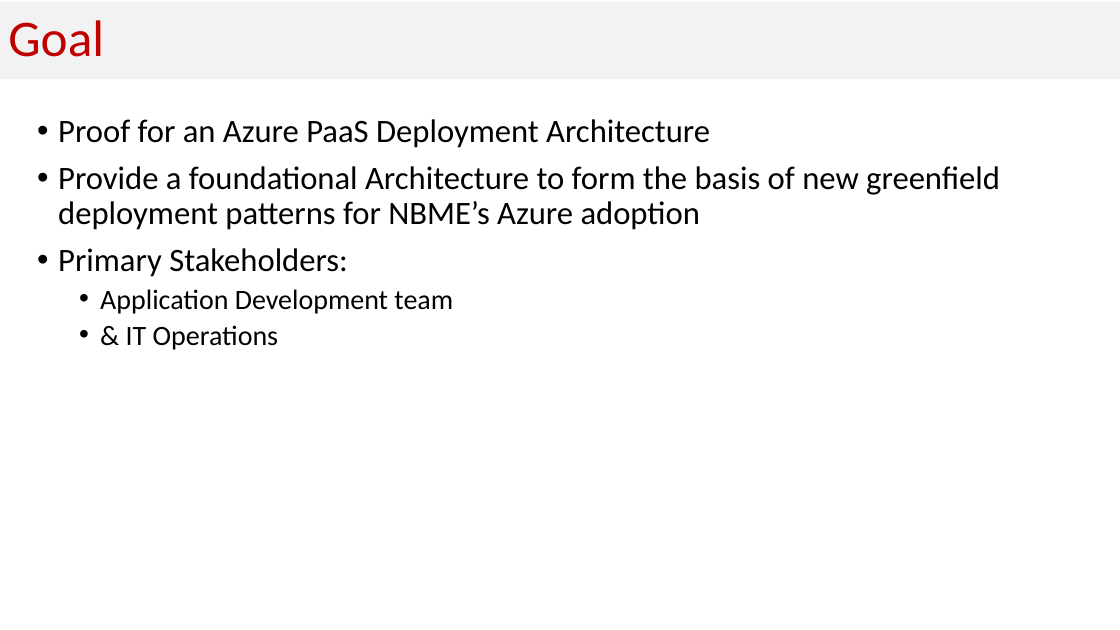
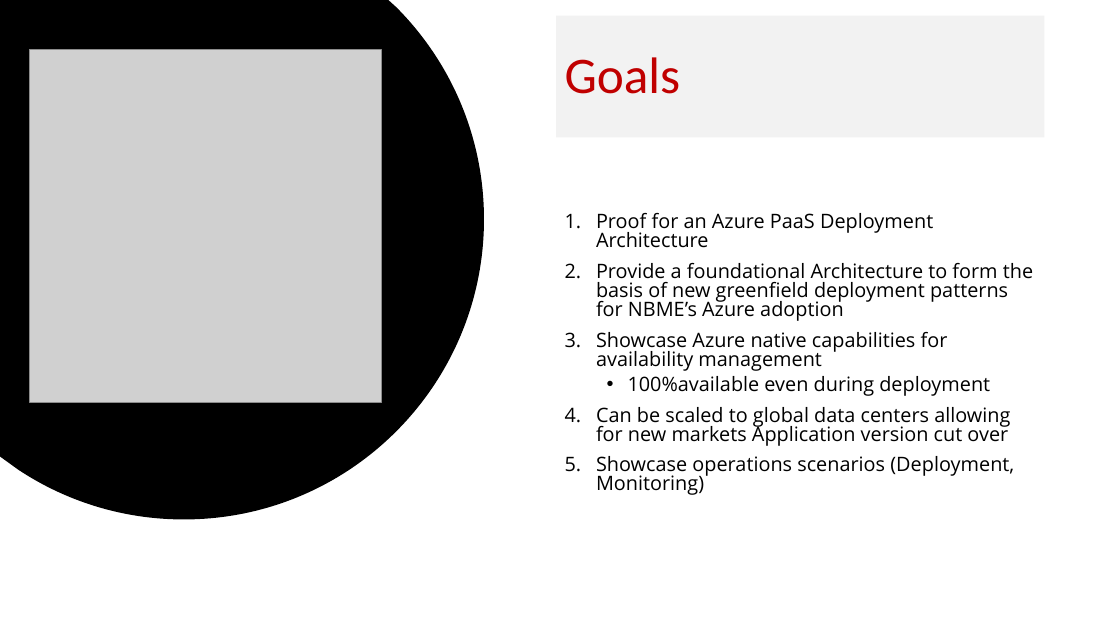
Before and after one commit to Cloudneeti/zero-downtime-azure-paas, a slide deck: slide 2 of Solution_Architecture/Zero-Downtime Architecture.pptx. Drawn at 1120x630 pixels with LibreOffice and Linux fonts; fonts in the diff are those of the drawing; grey boxes stand for pictures. Boxes give left, top, right and bottom in pixels: in the first picture for what was removed or moved away, otherwise in the second. Text is boxed around its words. In the diff, an @@ line names an element or a change of style, - is before the commit and + after.

Commit message:
Updating ppt
goals

```diff
--- a/Solution_Architecture/Zero-Downtime Architecture.pptx
+++ b/Solution_Architecture/Zero-Downtime Architecture.pptx
@@ freeform shape added at [0, 0, 500, 537], fill #FFFFFF at 80% opacity @@
@@ freeform shape added at [0, 0, 484, 519], fill #000000 @@
@@ title "Goals": place and size @@
-title "Goals" at [0, 2, 1120, 79]
+title "Goals" at [556, 16, 1044, 138]
@@ picture added at [29, 50, 381, 402] @@
@@ title at [565, 57, 681, 94]: text changed @@
-Goal
+Goals
@@ text "Proof for an Azure PaaS ...": place and size @@
-text "Proof for an Azure PaaS ..." at [58, 119, 1000, 350]
+text "Proof for an Azure PaaS ..." at [596, 213, 1033, 495]
@@ text at [596, 213, 1033, 321]: size 28 to 17 pt, font Calibri to Open Sans in "Proof for an Azure PaaS Deployment Architecture", "Provide a foundational Architecture to form the ..."; bullet • to 1.; line spacing 0.9 to 0.8 @@
@@ text at [596, 332, 1014, 495]: text changed; size 24 to 17 pt; font Calibri to Open Sans @@
-• Primary Stakeholders:
-  • Application Development team
-  • & IT Operations
+3. Showcase Azure native capabilities for availability management
+  • 100%available even during deployment
+4. Can be scaled to global data centers allowing for new markets Application version cut over
+5. Showcase operations scenarios (Deployment, Monitoring)
```
Also in this commit, not shown: 7 other slides changed, 1 slide removed.
